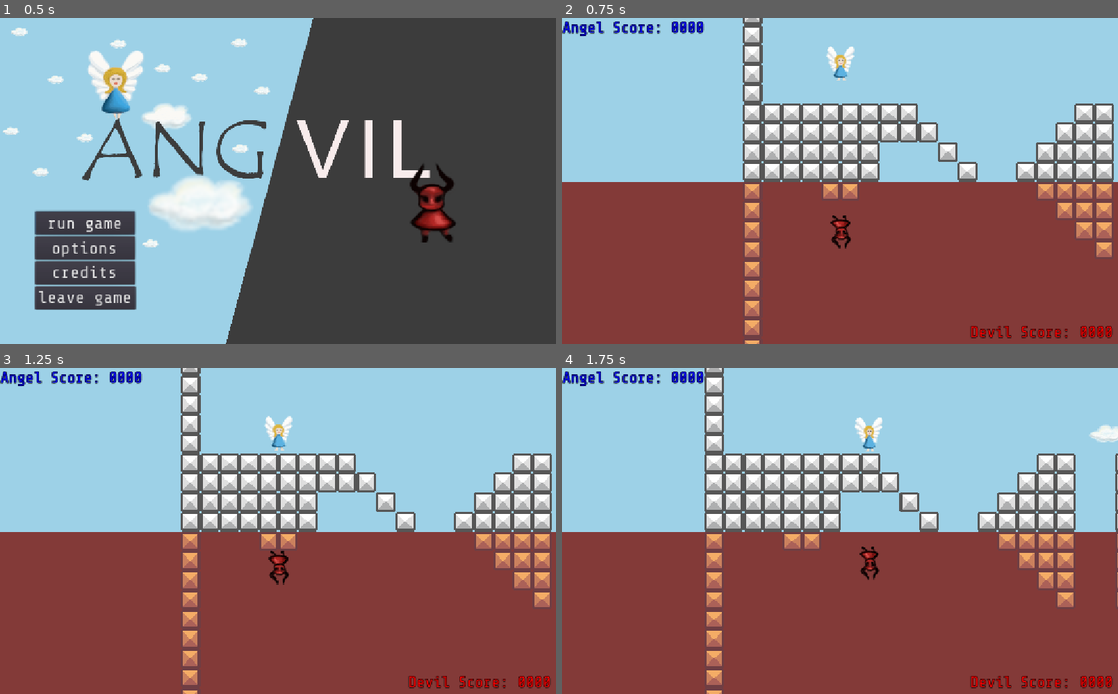
Above: before the commit, frames 1-4 (two rows, left to right).
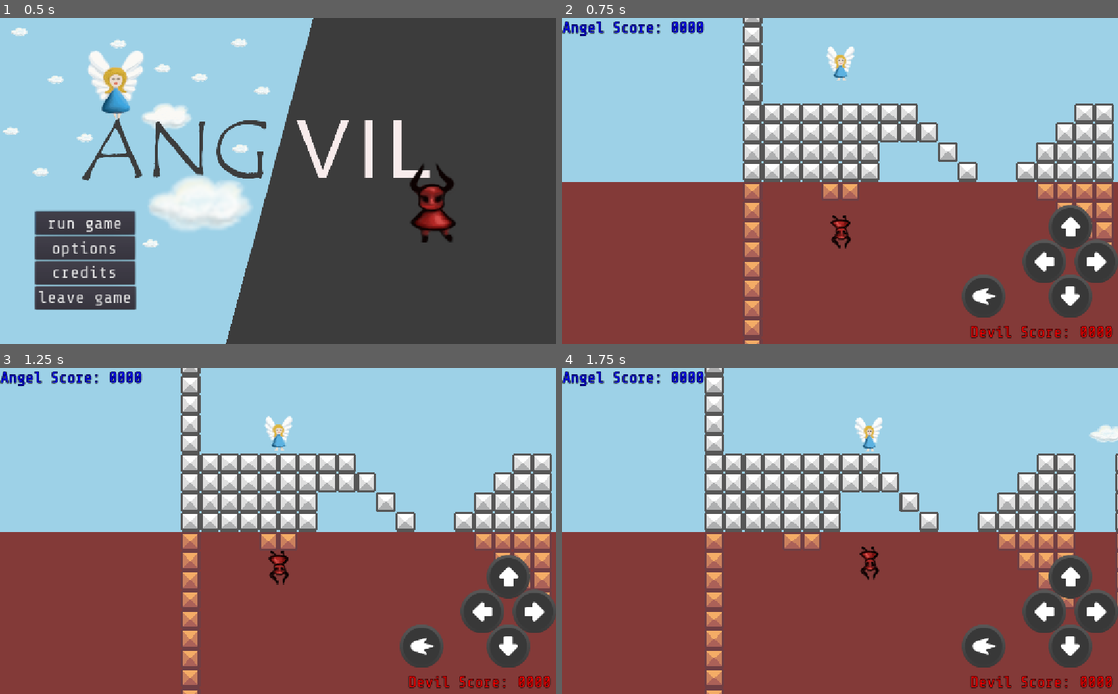
Above: after the commit, the same moments.

Repository: ang-vil/angvil
Game: Godot game, scene res://scenes/menu.tscn
Same seed, same stepped clock (60 frames per second), same inputs: the game is played once before the commit and once after it.
Inputs:
- Up to frame 1 (0.5 s): no input
- Up to frame 2 (0.75 s): click "run game" at 0.5 s
- Up to frame 3 (1.25 s): no input
- Up to frame 4 (1.75 s): tap Enter (ui_accept) at 1.25, 1.52 s; hold Right (key_right) from 1.28 s (still down); tap Space (shoot) at 1.35 s

Frame 1 is identical in both runs. In frame 2, 4.1% of the frame differs, in the area x 71-100%, y 57-92%; in frame 3, 4.1%; in frame 4, 4.1%.

Commit message:
add Tochscreenbuttons

Diff:
--- a/scenes/hud.tscn
+++ b/scenes/hud.tscn
@@ -1,6 +1,12 @@
-[gd_scene load_steps=4 format=2]
+[gd_scene load_steps=10 format=2]
 
 [ext_resource path="res://assets/fonts/share-tech-mono/ShareTechMono-Regular.ttf" type="DynamicFontData" id=1]
+[ext_resource path="res://assets/touchbuttons/buttonUp.png" type="Texture" id=2]
+[ext_resource path="res://assets/touchbuttons/buttonFire.png" type="Texture" id=3]
+[ext_resource path="res://assets/touchbuttons/buttonRight.png" type="Texture" id=4]
+[ext_resource path="res://assets/touchbuttons/buttonDown.png" type="Texture" id=5]
+[ext_resource path="res://assets/touchbuttons/buttonLeft.png" type="Texture" id=6]
+[ext_resource path="res://scripts/hud.gd" type="Script" id=7]
 
 [sub_resource type="DynamicFont" id=5]
 size = 30
@@ -12,6 +18,7 @@
 default_font = SubResource( 5 )
 
 [node name="hud" type="CanvasLayer"]
+script = ExtResource( 7 )
 
 [node name="Control" type="Control" parent="."]
 anchor_right = 1.0
@@ -68,3 +75,38 @@
 __meta__ = {
 "_edit_use_anchors_": false
 }
+
+[node name="touchButtons" type="Control" parent="Control"]
+margin_left = 720.0
+margin_top = 360.0
+margin_right = 1024.0
+margin_bottom = 536.0
+__meta__ = {
+"_edit_use_anchors_": false
+}
+
+[node name="buttonFire" type="TouchScreenButton" parent="Control/touchButtons"]
+position = Vector2( 16, 112 )
+normal = ExtResource( 3 )
+action = "shoot"
+
+[node name="buttonDown" type="TouchScreenButton" parent="Control/touchButtons"]
+position = Vector2( 176, 112 )
+normal = ExtResource( 5 )
+action = "key_down"
+
+[node name="buttonUp" type="TouchScreenButton" parent="Control/touchButtons"]
+position = Vector2( 176, -16 )
+normal = ExtResource( 2 )
+action = "key_up"
+
+[node name="buttonLeft" type="TouchScreenButton" parent="Control/touchButtons"]
+position = Vector2( 128, 48 )
+normal = ExtResource( 6 )
+passby_press = true
+action = "key_left"
+
+[node name="buttonRight" type="TouchScreenButton" parent="Control/touchButtons"]
+position = Vector2( 224, 48 )
+normal = ExtResource( 4 )
+action = "key_right"
--- /dev/null
+++ b/scripts/hud.gd
@@ -0,0 +1,5 @@
+extends CanvasLayer
+
+func _ready():
+	if OS.get_name() == "HTML5" or OS.get_name() == "iOS" or OS.get_name() == "Android":
+		$Control/touchButtons.visible = true
Binary file added: assets/touchbuttons/buttonDown.png
Not shown, added: assets/touchbuttons/buttonDown.png.import
Binary file added: assets/touchbuttons/buttonFire.png
Not shown, added: assets/touchbuttons/buttonFire.png.import
Binary file added: assets/touchbuttons/buttonLeft.png
Not shown, added: assets/touchbuttons/buttonLeft.png.import
Binary file added: assets/touchbuttons/buttonRight.png
Not shown, added: assets/touchbuttons/buttonRight.png.import
Binary file added: assets/touchbuttons/buttonUp.png
Not shown, added: assets/touchbuttons/buttonUp.png.import
